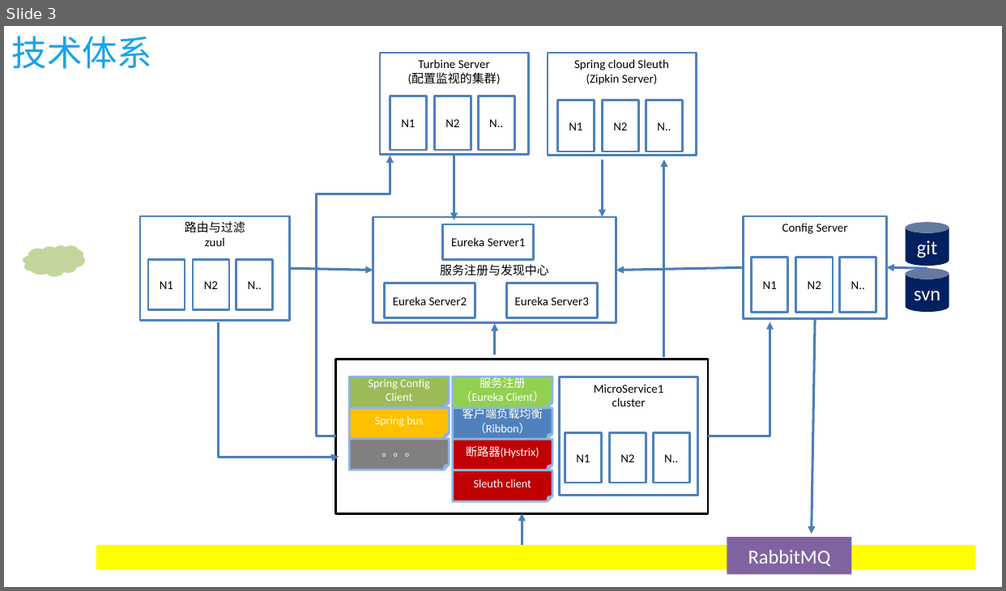
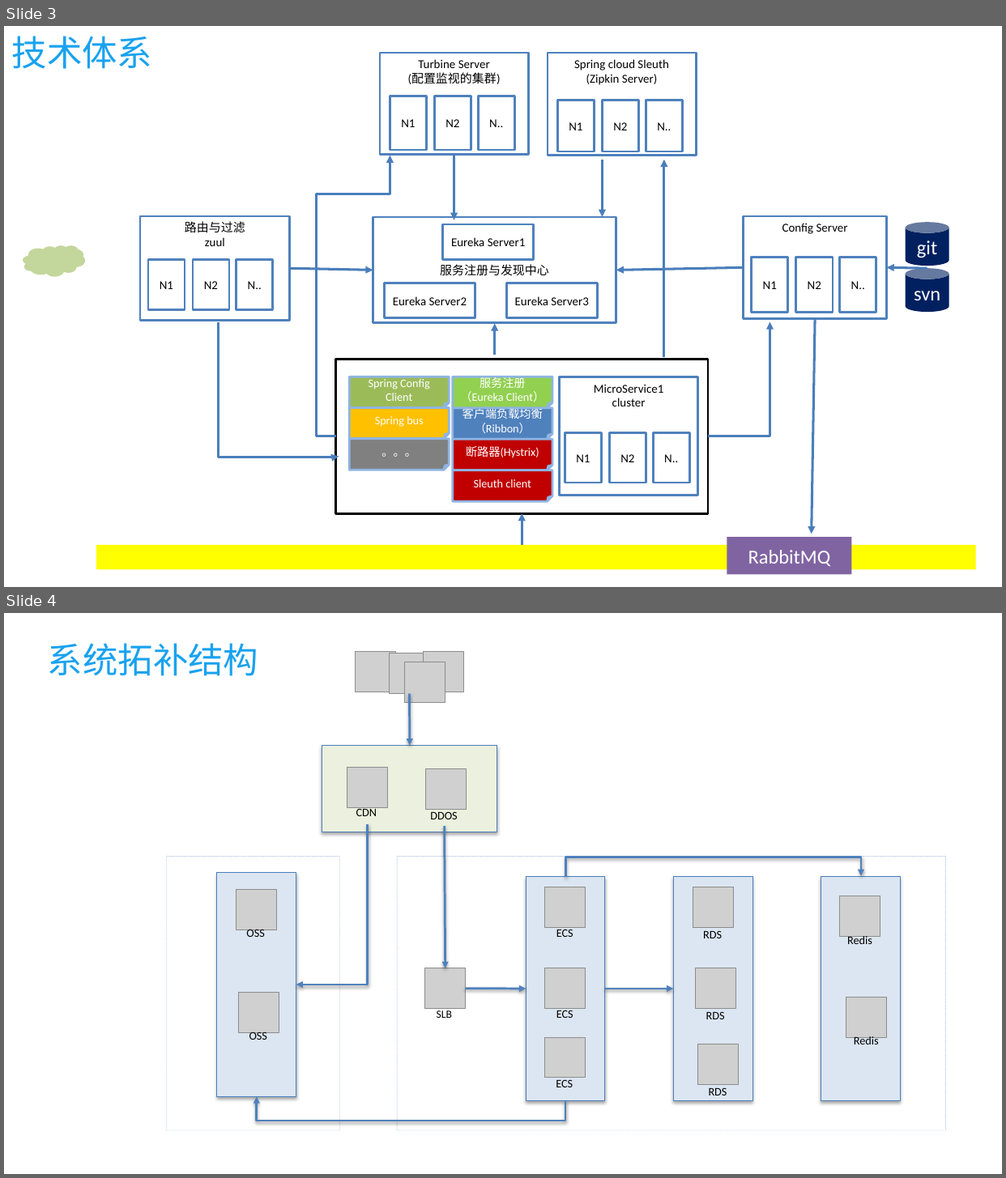
Before and after one commit to kuailewangzi1212/docs, a slide deck: 系统架构/ETCloud系统架构.pptx. Shown one above the other, each under a label of ours: slide 3 before the commit, slides 3 and 4 after it. The pictures are 1006x591 and 1006x1178 pixels, drawn with LibreOffice and Linux fonts; fonts in the diff are those of the drawing; grey boxes stand for pictures. Boxes give left, top, right and bottom in pixels: in the first picture for what was removed or moved away, otherwise in the second. Text is boxed around its words. In the diff, an @@ line names an element or a change of style, - is before the commit and + after.

```diff
--- a/系统架构/ETCloud系统架构.pptx
+++ b/系统架构/ETCloud系统架构.pptx
@@ slide 4 added at [4,613,1002,1174], background #FFFFFF @@
@@ title added at [48,643,259,676], 32 pt, text #18A2EF @@
+系统拓补结构
@@ group added at [356,652,464,702]: 4 pictures @@
@@ arrow added from (410, 694) to (410, 745), #4F81BD 2 pt @@
@@ rectangle added at [322,745,497,833], fill #EBF1DE, outline #4B7EBC 0.75 pt @@
@@ picture added at [347,768,387,808] @@
@@ picture added at [426,769,467,809] @@
@@ elbow arrow added from (368, 824) to (296, 986), #4F81BD 2 pt @@
@@ text added at [356,807,377,816], 10.5 pt, text #000000 @@
+CDN
@@ text added at [430,809,457,820], 10.5 pt, text #000000 @@
+DDOS
@@ arrow added from (445, 826) to (445, 969), #4F81BD 2 pt @@
@@ rectangle added at [166,856,340,1130], outline #4B7EBC 0.25 pt dashed @@
@@ rectangle added at [397,856,946,1130], outline #4B7EBC 0.25 pt dashed @@
@@ elbow arrow added from (566, 878) to (861, 876), #4F81BD 2 pt @@
@@ picture added at [425,969,466,1009] @@
@@ arrow added from (466, 988) to (526, 989), #4F81BD 2 pt @@
@@ arrow added from (605, 989) to (673, 989), #4F81BD 2 pt @@
@@ text added at [437,1011,452,1018], 10 pt, text #000000 @@
+SLB
@@ group added at [526,877,605,1101]: 2 pictures, 2 texts, 1 rectangle @@
+ECS
+ECS
@@ group added at [673,877,752,1101]: 2 pictures, 2 texts, 1 rectangle @@
+RDS
+RDS
@@ group added at [217,873,296,1097]: 2 pictures, 2 texts, 1 rectangle @@
+OSS
+OSS
@@ picture added at [545,1037,586,1078] @@
@@ picture added at [698,1045,738,1085] @@
@@ group added at [820,877,900,1101]: 2 pictures, 2 texts, 1 rectangle @@
+Redis
+Redis
@@ elbow arrow added from (565, 1101) to (257, 1097), #4F81BD 2 pt @@
@@ text added at [556,1080,573,1088], 10.5 pt, text #000000 @@
+ECS
@@ text added at [709,1088,727,1096], 10.5 pt, text #000000 @@
+RDS
```
Also in this commit, not shown: 5 other slides added, 3 other files.
